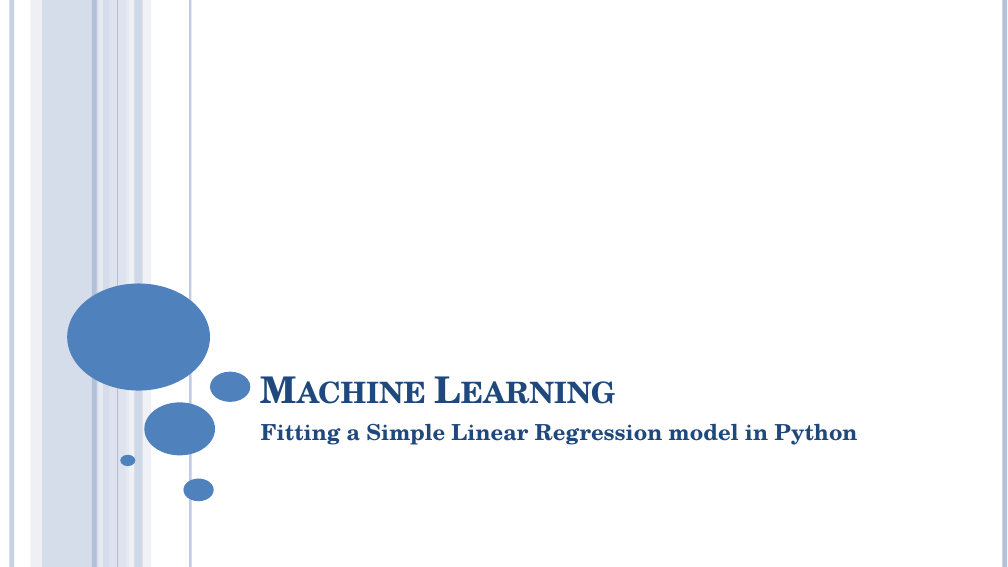
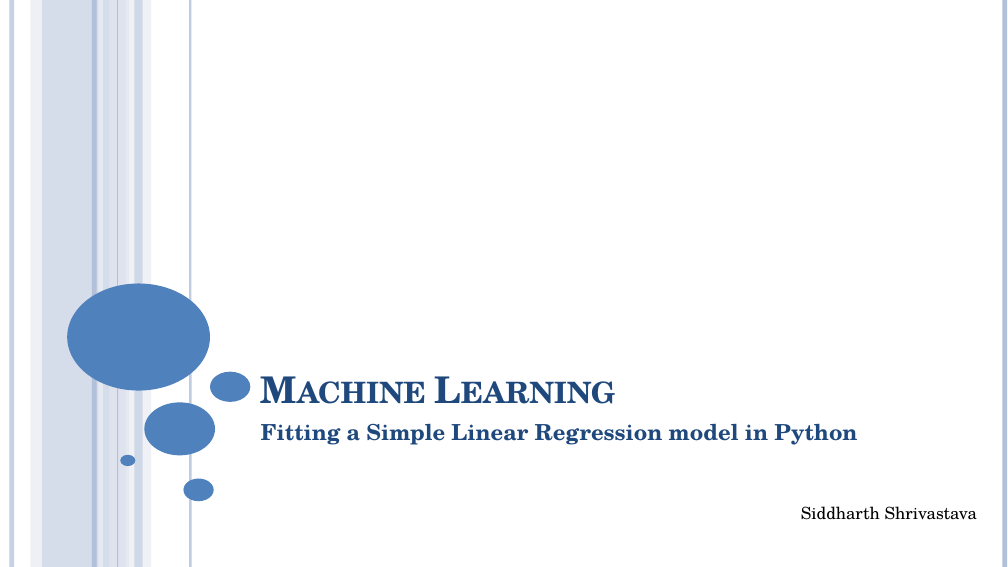
Before and after one commit to rajr0/ML_Simple_Linear_Regression, a slide deck: slide 1 of Presentation_Simple Linear Regression.pptx. Drawn at 1008x567 pixels with LibreOffice and Linux fonts; fonts in the diff are those of the drawing. Boxes give left, top, right and bottom in pixels: in the first picture for what was removed or moved away, otherwise in the second. Text is boxed around its words. In the diff, an @@ line names an element or a change of style, - is before the commit and + after.

```diff
--- a/Presentation_Simple Linear Regression.pptx
+++ b/Presentation_Simple Linear Regression.pptx
@@ text added at (801,506,977,520), 16 pt, text #000000 @@
+Siddharth Shrivastava
```
Also in this commit, not shown: 1 other file.
